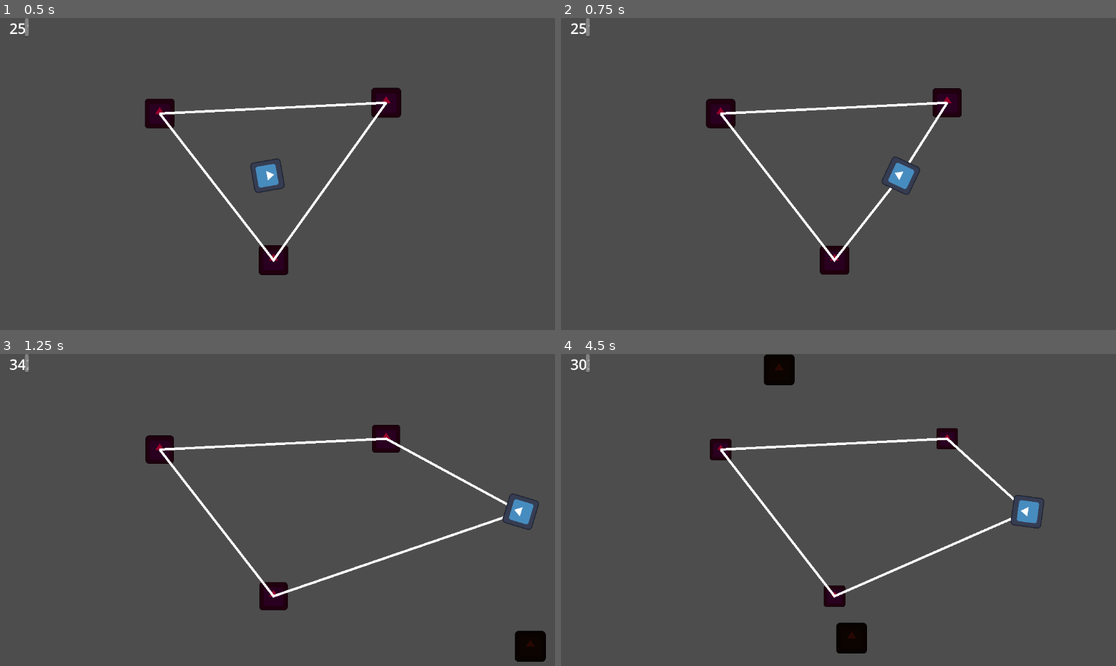
Above: before the commit, frames 1-4 (two rows, left to right).
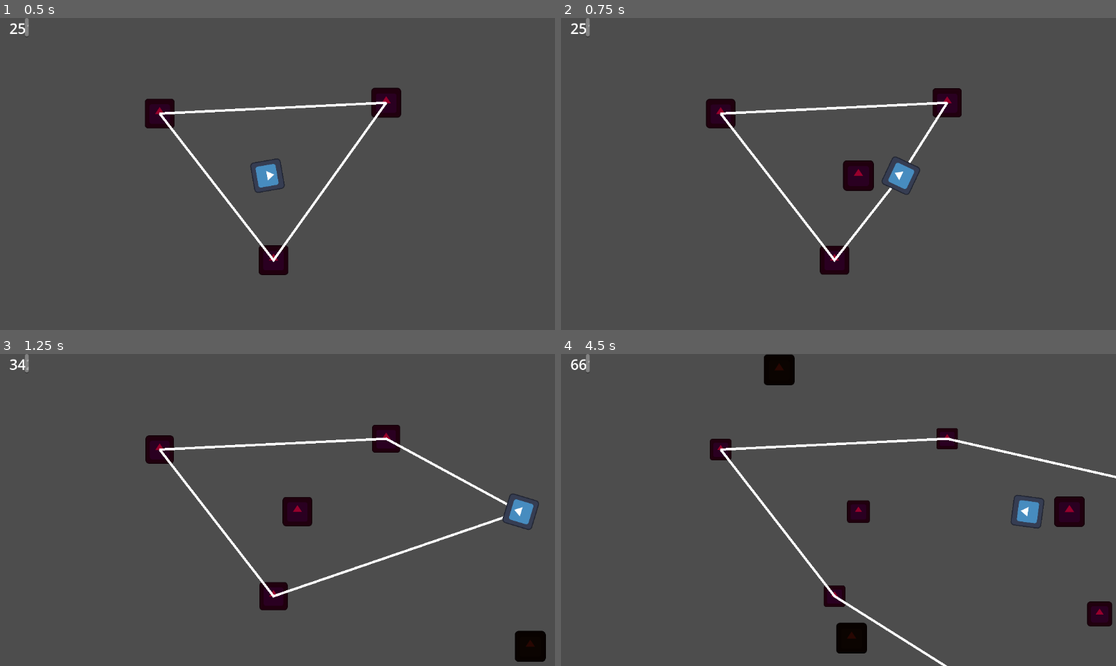
Above: after the commit, the same moments.

Repository: get-shwifty/ld54bis
Game: Godot game, scene res://logic/level/node_2d.tscn
Same seed, same stepped clock (60 frames per second), same inputs: the game is played once before the commit and once after it. The engine's default icon, where the game draws it, is replaced by a stand-in: a white triangle on a blue panel in a dark square.
Inputs (mouse positions are in pixels of both pictures, inside the frame that each line leads up to):
- Up to frame 1 (0.5 s): no input
- Up to frame 2 (0.75 s): tap Enter at 0.5 s; move the mouse to (577, 27) at 0.52 s; hold D (game_right) from 0.53 s (still down); right-click (577, 27) at 0.6 s
- Up to frame 3 (1.25 s): keep holding D (game_right)
- Up to frame 4 (4.5 s): move the mouse to (727, 525) at 1.27 s; release D (game_right) at 1.28 s; hold S (game_down) 1.28-2.03 s; tap Space (game_kick) at 1.35, 3.6 s; right-click (727, 525) at 1.55 s; move the mouse to (894, 441) at 2.02 s; hold D (game_right) 2.03-2.78 s; right-click (894, 441) at 2.1 s; move the mouse to (810, 572) at 2.77 s; hold W (game_up) 2.78-3.53 s; right-click (810, 572) at 2.85 s; move the mouse to (1005, 556) at 3.52 s; hold A (game_left) from 3.53 s (still down); right-click (1005, 556) at 3.8 s; move the mouse to (672, 463) at 4.27 s; right-click (672, 463) at 4.35 s

Frame 1 is identical in both runs. In frame 2, 0.5% of the frame differs, in the area x 50-57%, y 45-56%; in frame 3, 0.5%; in frame 4, 2.2%, in the area x 1-100%, y 1-100%.

Commit message:
drop post

Diff:
--- a/logic/game/Character.gd
+++ b/logic/game/Character.gd
@@ -8,6 +8,8 @@
 const kick_force_base_coef = 50;
 @export var kick_force : float = 2;
 
+@export var drop_post_offset: float = 1;
+
 var elastic_vector = Vector2.ZERO
 
 func _ready():
@@ -17,8 +19,12 @@
 	process_orientation(delta);
 	process_movement(delta)
 
+	#this should probably be in an update func
 	if Input.is_action_just_pressed("game_kick"):
 		try_kick()
+
+	if Input.is_action_just_pressed("game_drop_post"):
+		GameManager.try_drop_post(position + last_orientation * drop_post_offset)
 
 
 
--- a/logic/level/level_manager.gd
+++ b/logic/level/level_manager.gd
@@ -1,16 +1,23 @@
 extends Node2D
+
+const SCENE_POST = preload('res://logic/game/post.tscn');
 
 @onready var enemy_spawner = $EnemySpawner as EnemySpawner;
 
 # Called when the node enters the scene tree for the first time.
 func _ready():
-	pass # Replace with function body.
+	GameManager.level_manager = self;
 
 
 # Called every frame. 'delta' is the elapsed time since the previous frame.
 func _process(delta):
 	pass
 
+func drop_post(drop_position : Vector2):
+	var post = SCENE_POST.instantiate();
+	$Entities/Posts.add_child(post);
+	post.position = drop_position;
+	GameManager.elastic.add(post)
 
 func _on_enemy_spawn_timer_timeout():
 	var enemy = enemy_spawner.spawn_enemy()
--- a/logic/level/node_2d.tscn
+++ b/logic/level/node_2d.tscn
@@ -62,4 +62,6 @@
 
 [node name="Enemies" type="Node2D" parent="Entities"]
 
+[node name="Posts" type="Node2D" parent="Entities"]
+
 [connection signal="timeout" from="EnemySpawnTimer" to="." method="_on_enemy_spawn_timer_timeout"]
--- a/logic/manager/GameManager.gd
+++ b/logic/manager/GameManager.gd
@@ -1,12 +1,21 @@
 extends Node
+
+
 
 var elastic: Elastic
 var player;
+var level_manager;
+
+
 
 # Called when the node enters the scene tree for the first time.
 func _ready():
 	pass # Replace with function body.
 
+func try_drop_post(drop_position :Vector2):
+	#check if enough money
+	level_manager.drop_post(drop_position);
+
 
 # Called every frame. 'delta' is the elapsed time since the previous frame.
 func _process(delta):
--- a/project.godot
+++ b/project.godot
@@ -50,6 +50,11 @@
 , Object(InputEventMouseButton,"resource_local_to_scene":false,"resource_name":"","device":-1,"window_id":0,"alt_presse …(249 unchanged characters)…
 ]
 }
+game_drop_post={
+"deadzone": 0.5,
+"events": [Object(InputEventMouseButton,"resource_local_to_scene":false,"resource_name":"","device":-1,"window_id":0,"alt_pressed":false,"shift_pressed":false,"ctrl_pressed":false,"meta_pressed":false,"button_mask":2,"position":Vector2(245, 8),"global_position":Vector2(249, 51),"factor":1.0,"button_index":2,"canceled":false,"pressed":true,"double_click":false,"script":null)
+]
+}
 
 [layer_names]
 
